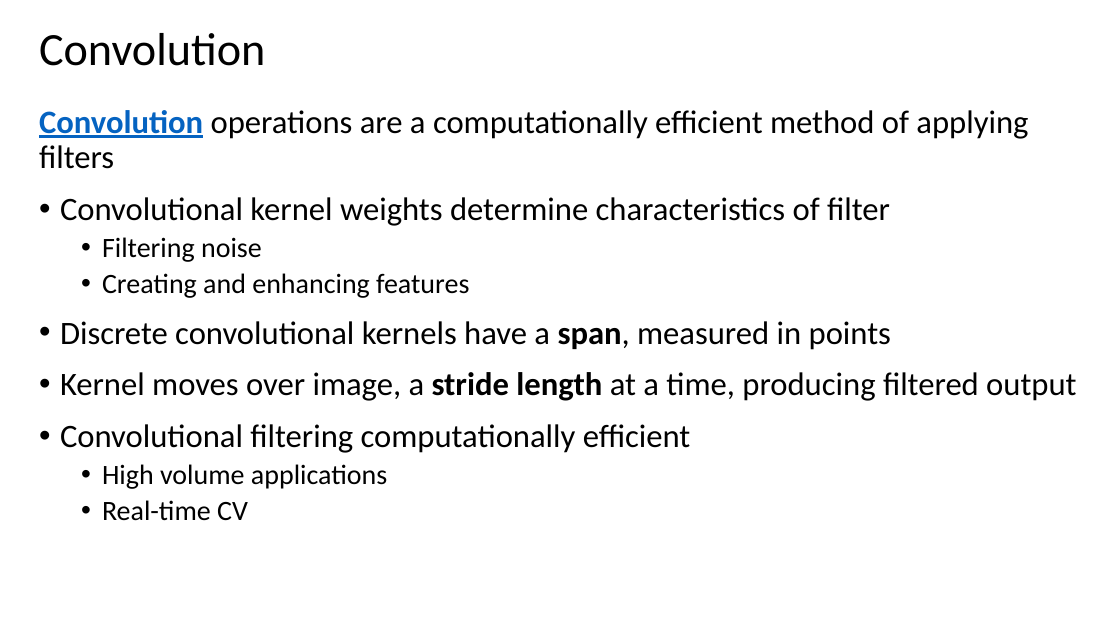
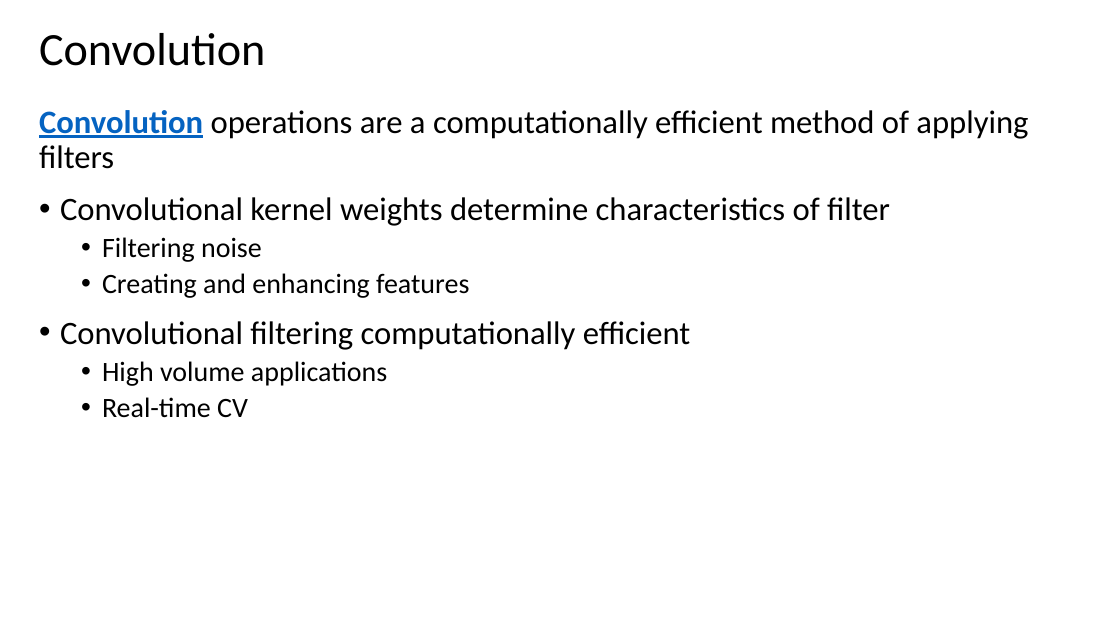
Before and after one commit to StephenElston/CSCI-E25, a slide deck: slide 5 of Slides/2_ConvolutionFilterig.pptx. Drawn at 1120x630 pixels with LibreOffice and Linux fonts; fonts in the diff are those of the drawing. Boxes give left, top, right and bottom in pixels: in the first picture for what was removed or moved away, otherwise in the second. Text is boxed around its words. In the diff, an @@ line names an element or a change of style, - is before the commit and + after.

```diff
--- a/Slides/2_ConvolutionFilterig.pptx
+++ b/Slides/2_ConvolutionFilterig.pptx
@@ text at <box>60,321,1076,401</box>: paragraphs removed @@
-• Discrete convolutional kernels have a span, measured in points
-• Kernel moves over image, a stride length at a time, producing filtered output
```
Also in this commit, not shown: 3 other slides changed, 1 slide added.
